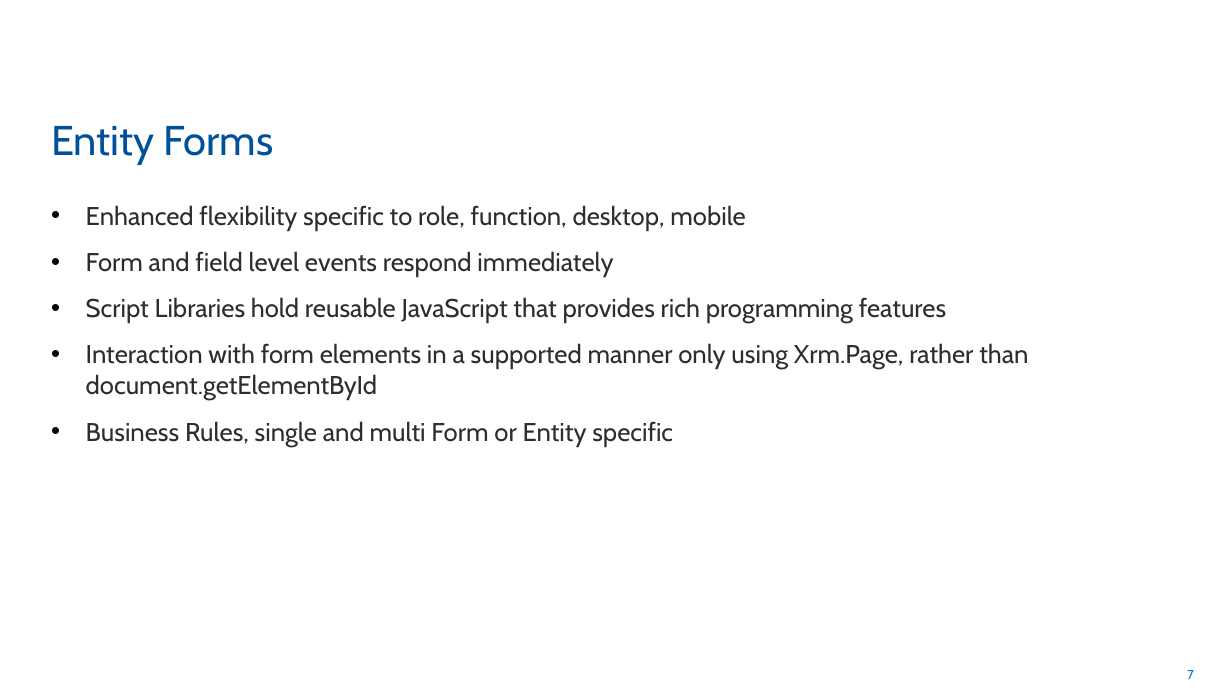
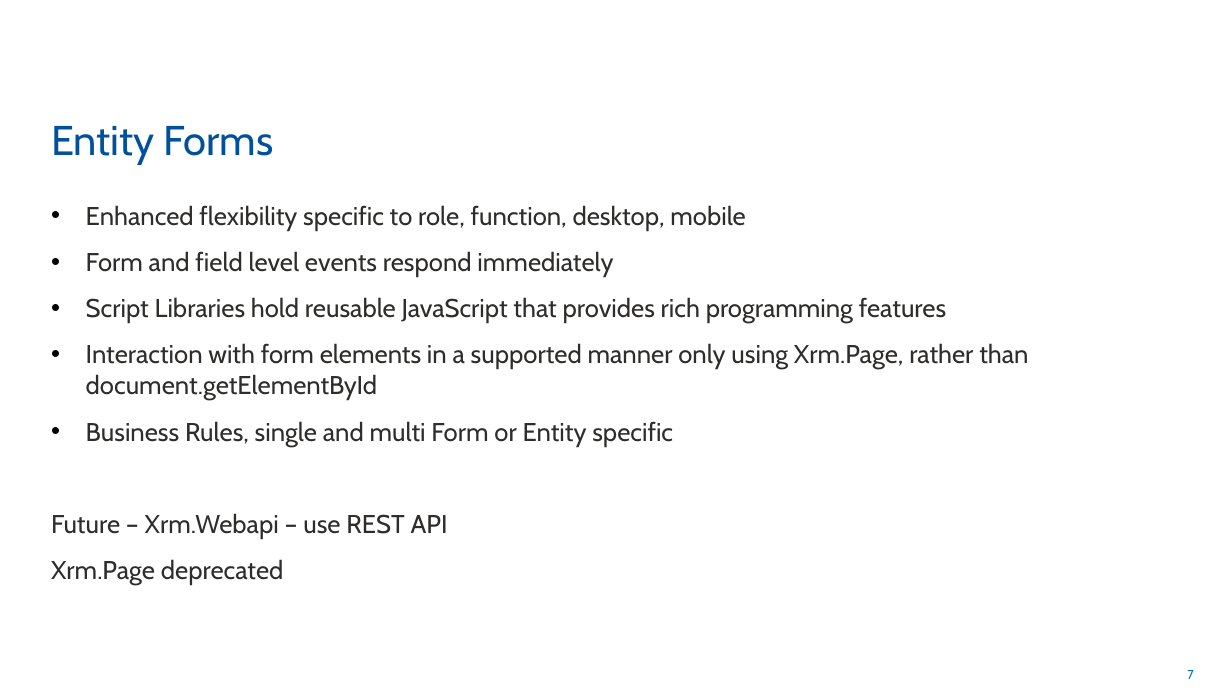
Before and after one commit to rogerhillgsy/CRMTraining, a slide deck: slide 7 of Documents/QA Powerpoints/Module 1.pptx. Drawn at 1232x693 pixels with LibreOffice and Linux fonts; fonts in the diff are those of the drawing. Boxes give left, top, right and bottom in pixels: in the first picture for what was removed or moved away, otherwise in the second. Text is boxed around its words. In the diff, an @@ line names an element or a change of style, - is before the commit and + after.

```diff
--- a/Documents/QA Powerpoints/Module 1.pptx
+++ b/Documents/QA Powerpoints/Module 1.pptx
@@ text at [51, 513, 448, 585]: paragraphs added @@
+Future – Xrm.Webapi – use REST API
+Xrm.Page deprecated
```
Also in this commit, not shown: 3 other slides changed, 1 other file.
